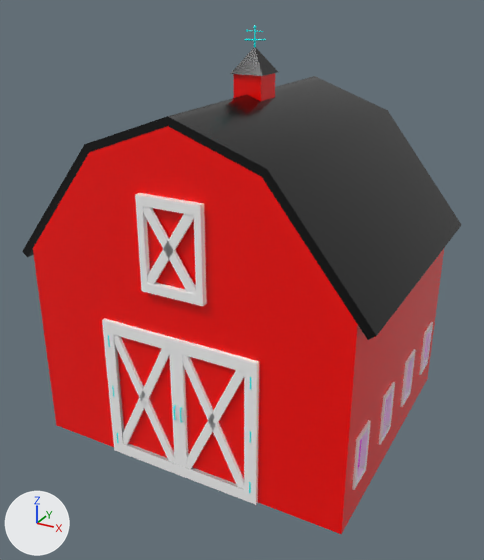
Before and after pictures for a commit that changed the FBX model Assets/Prefabs/barn.fbx.
Both versions are drawn from a camera (50 mm lens) standing at (0.074, -0.1405, 0.1065) and looking at (-0.0001, -0.0058, 0.0392). Lighting does not change. The marker at lower left points along +X, +Y and +Z. Where no turn or scale is listed for an object, it has been applied to the vertices. Vertices at the same position are counted once.
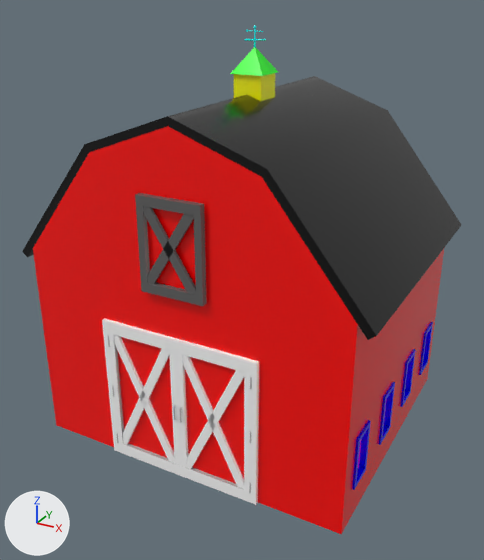
Changed parts and their boxes (x1, y1, x2, y2) in the pictures (484 x 560 px):
'pCube8', recoloured: (143, 206, 196, 295) in both
'pCube9', recoloured: (147, 214, 194, 284) in both
part 1 of me_mesh, recoloured: (352, 322, 433, 490) in both
part 2 of me_mesh_008, recoloured (grey to green): (230, 48, 278, 76) in both
part 3 of me_mesh_008, recoloured (red to yellow): (234, 73, 275, 101) in both
part 4 of me_mesh_005, recoloured: (135, 193, 207, 306) in both

The change, as a list of edits to the scene's bpy script:
```text
Add mat_upperframe:
    mat_upperframe = principled_material('upperframe')
    mat_upperframe.base_color = (0.122, 0.122, 0.122)  # dark grey #626262
    mat_upperframe.roughness = 0.2
Add mat_smallroofside:
    mat_smallroofside = principled_material('smallroofside')
    mat_smallroofside.base_color = (1.0, 1.0, 0.0)  # yellow #ffff00
    mat_smallroofside.roughness = 0.2
Add mat_smallrooftop:
    mat_smallrooftop = principled_material('smallrooftop')
    mat_smallrooftop.base_color = (0.0, 1.0, 0.0)  # green #00ff00
    mat_smallrooftop.roughness = 0.2
Add mat_windowframes:
    mat_windowframes = principled_material('windowframes')
    mat_windowframes.base_color = (0.0, 0.0, 1.0)  # blue #0000ff
    mat_windowframes.roughness = 0.2
Change me_mesh_007:
    where me_mesh_007.from_pydata(...)  # 8 vertices, 6 faces; spans x -0.0069..0.0069, y -0.0003..0.0003, z -0.0098..0.0098
    remove me_mesh_007.materials.append(mat_frames)  # white #ffffff
    add me_mesh_007.materials.append(mat_upperframe)  # dark grey #626262
Change me_mesh_005:
    where me_mesh_005.from_pydata(...)  # 16 vertices, 14 faces; spans x -0.0077..0.0077, y -0.0033..0.0033, z -0.0107..0.0107
    used by ob_pcube7; location = (0.0, -0.0331, 0.0574)
    me_mesh_005 part 4: all 13 faces that had it switch from mat_frames (white #ffffff) to mat_upperframe (dark grey #626262)
Change me_mesh_008:
    where me_mesh_008.from_pydata(...)  # 13 vertices, 11 faces; spans x -0.0041..0.0041, y -0.0041..0.0041, z -0.00606..0.00606
    used by ob_pcone3; location = (0.0, 0.0, 0.088)
    me_mesh_008 part 2: all 4 faces that had it switch from mat_roofing (black #000000) to mat_smallrooftop (green #00ff00)
    me_mesh_008 part 3: all 4 faces that had it switch from mat_barn (red #ff0000) to mat_smallroofside (yellow #ffff00)
Change me_mesh:
    where me_mesh.from_pydata(...)  # 294 vertices, 292 faces; spans x -0.0437..0.0437, y -0.0359..0.035, z -0.025..0.059
    used by ob_pcube2; location = (0.0, 0.0, 0.025)
    me_mesh part 1: 46 of the faces centred in x 0.0398..0.0405, y -0.03..0.03, z -0.0167..-0.0037 switch from mat_frames (white #ffffff) to mat_windowframes (blue #0000ff)
Change me_mesh_006:
    where me_mesh_006.from_pydata(...)  # 8 vertices, 6 faces; spans x -0.0069..0.0069, y -0.0003..0.0003, z -0.0098..0.0098
    remove me_mesh_006.materials.append(mat_frames)  # white #ffffff
    add me_mesh_006.materials.append(mat_upperframe)  # dark grey #626262
```
